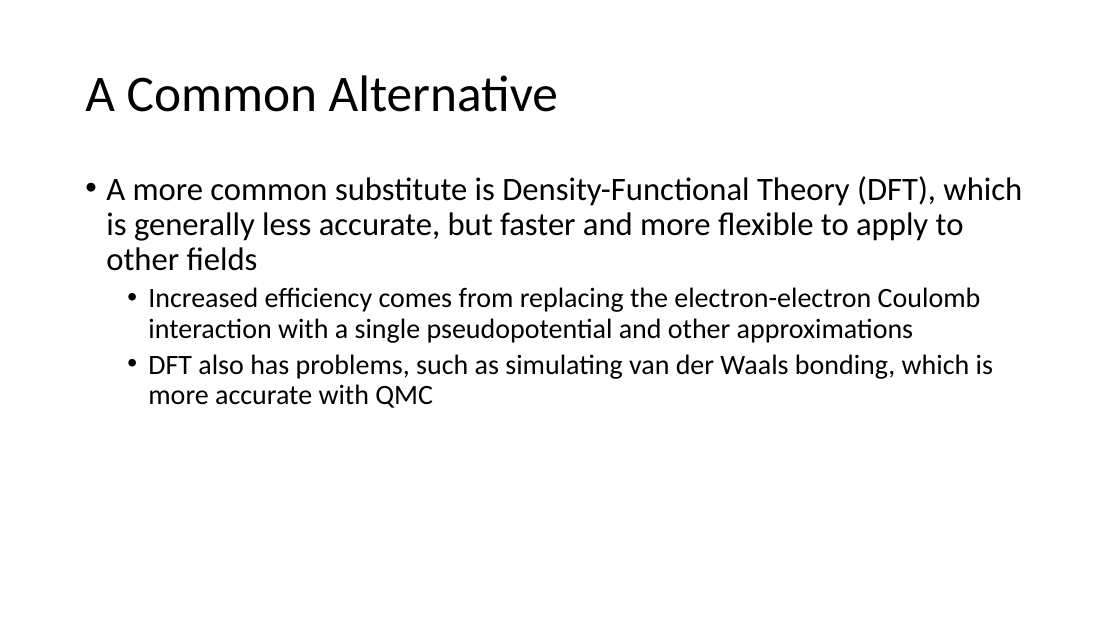
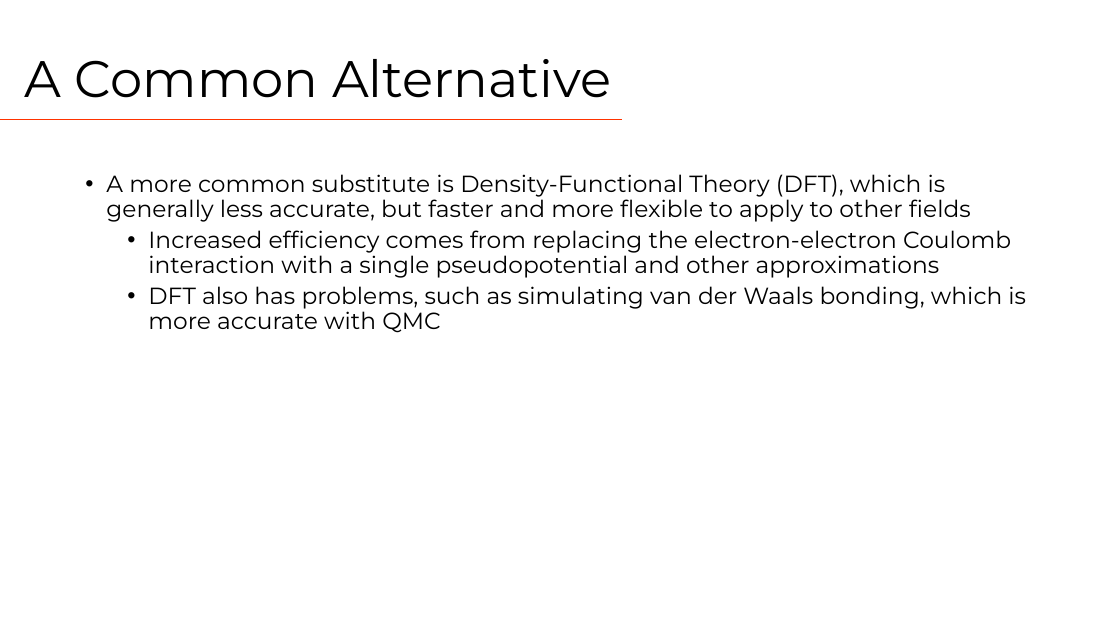
Before and after one commit to Tsintsuntsini/PHYS_581, a slide deck: slide 6 of Presentation1/Quantum Monte Carlo.pptm. Drawn at 1120x630 pixels with LibreOffice and Linux fonts; fonts in the diff are those of the drawing. Boxes give left, top, right and bottom in pixels: in the first picture for what was removed or moved away, otherwise in the second. Text is boxed around its words. In the diff, an @@ line names an element or a change of style, - is before the commit and + after.

```diff
--- a/Presentation1/Quantum Monte Carlo.pptm
+++ b/Presentation1/Quantum Monte Carlo.pptm
@@ title "A Common Alternative": place and size @@
-title "A Common Alternative" at <box>85,75,558,112</box>
+title "A Common Alternative" at <box>25,59,612,98</box>
@@ title "A Common Alternative" at <box>25,59,612,98</box>: font Calibri to Montserrat @@
@@ line added from (0, 119) to (622, 119), #FF3300 0.5 pt @@
@@ text "A more common substitute is ..." at <box>106,174,1026,333</box>: size 28 to 20 pt in "A more common substitute is Density-Functional Theory ..."; font Calibri to Montserrat; size 24 to 20 pt in "Increased efficiency comes from replacing the electron-elect ...", "DFT also has problems, such as simulating ..." @@
```
Also in this commit, not shown: 7 other slides changed, 1 slide removed.
